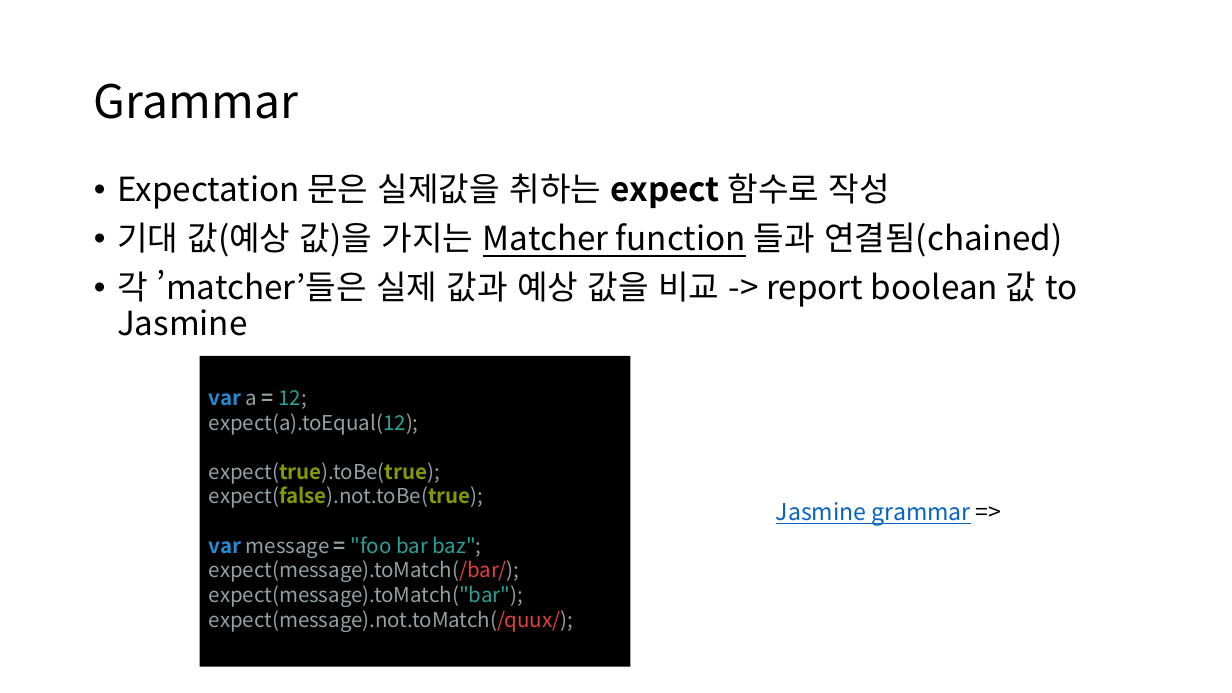
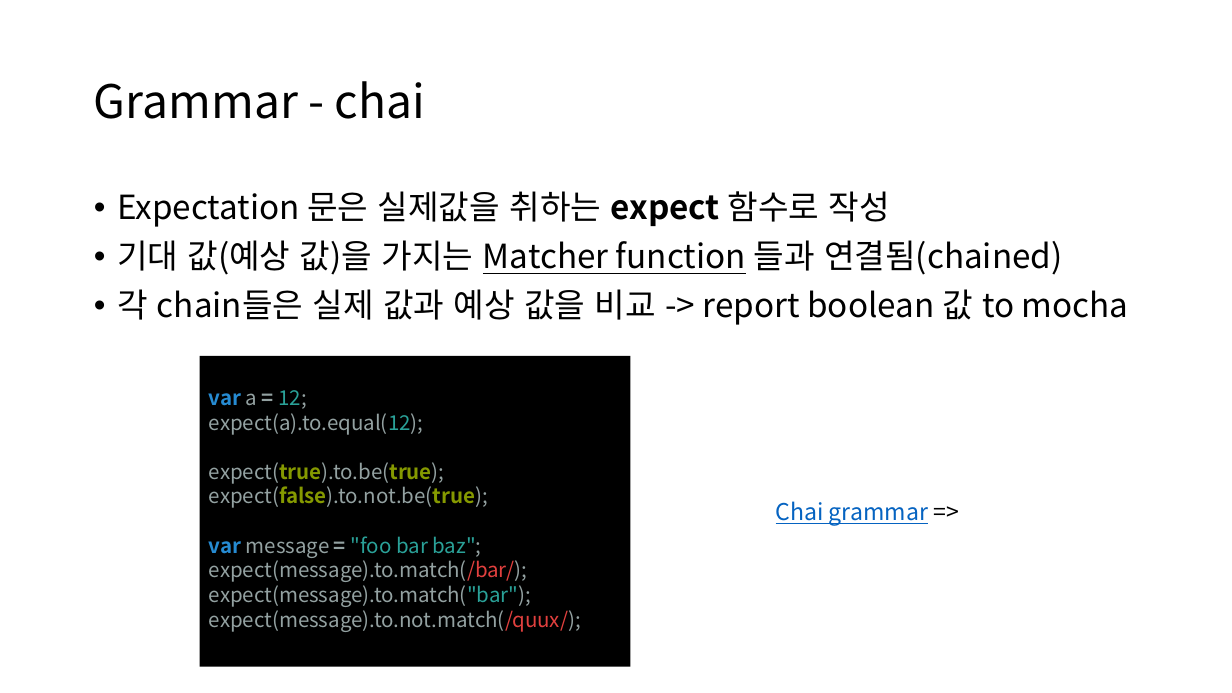
Before and after one commit to WANZARGEN/vue-study, a slide deck: slide 11 of Vue Unit Test.pptx. Drawn at 1232x693 pixels with LibreOffice and Linux fonts; fonts in the diff are those of the drawing. Boxes give left, top, right and bottom in pixels: in the first picture for what was removed or moved away, otherwise in the second. Text is boxed around its words. In the diff, an @@ line names an element or a change of style, - is before the commit and + after.

Commit message:
ppt updated

```diff
--- a/Vue Unit Test.pptx
+++ b/Vue Unit Test.pptx
@@ title at (94,81,425,119): text changed @@
-Grammar
+Grammar - chai
@@ text at (117,289,1129,325): text changed @@
-• 각 ’matcher’들은 실제 값과 예상 값을 비교 -> report boolean 값 to Jasmine
+• 각 chain들은 실제 값과 예상 값을 비교 -> report boolean 값 to mocha
@@ text in rectangle at (209,413,488,508): text changed @@
-expect(a).toEqual(12);
-expect(true).toBe(true);
-expect(false).not.toBe(true);
+expect(a).to.equal(12);
+expect(true).to.be(true);
+expect(false).to.not.be(true);
@@ text at (776,501,928,525): text changed @@
-Jasmine grammar =>
+Chai grammar =>
@@ text in rectangle at (209,557,581,632): text changed @@
-expect(message).toMatch(/bar/);
-expect(message).toMatch("bar"); expect(message).not.toMatch(/quux/);
+expect(message).to.match(/bar/);
+expect(message).to.match("bar"); expect(message).to.not.match(/quux/);
```
Also in this commit, not shown: 3 other slides changed.
